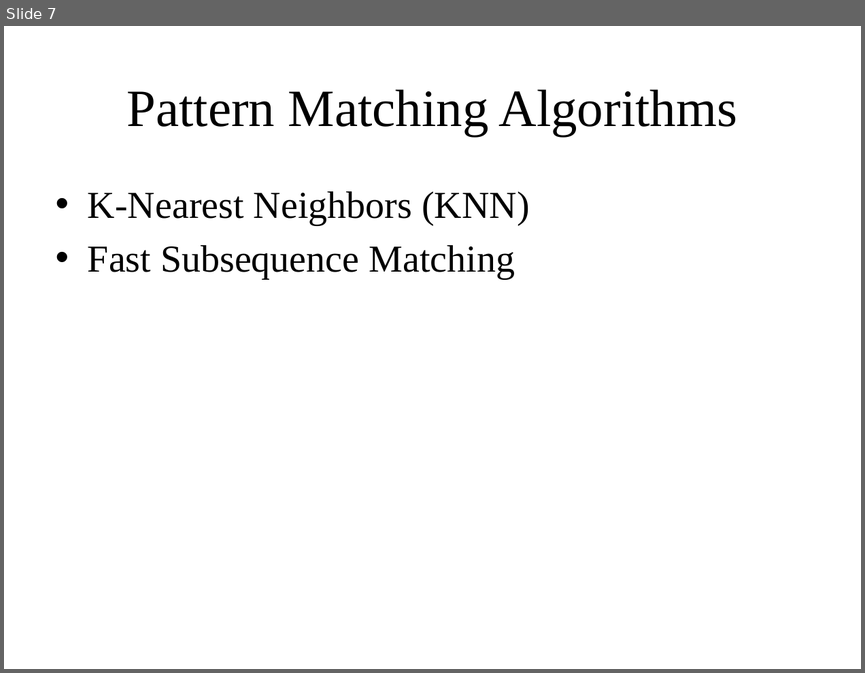
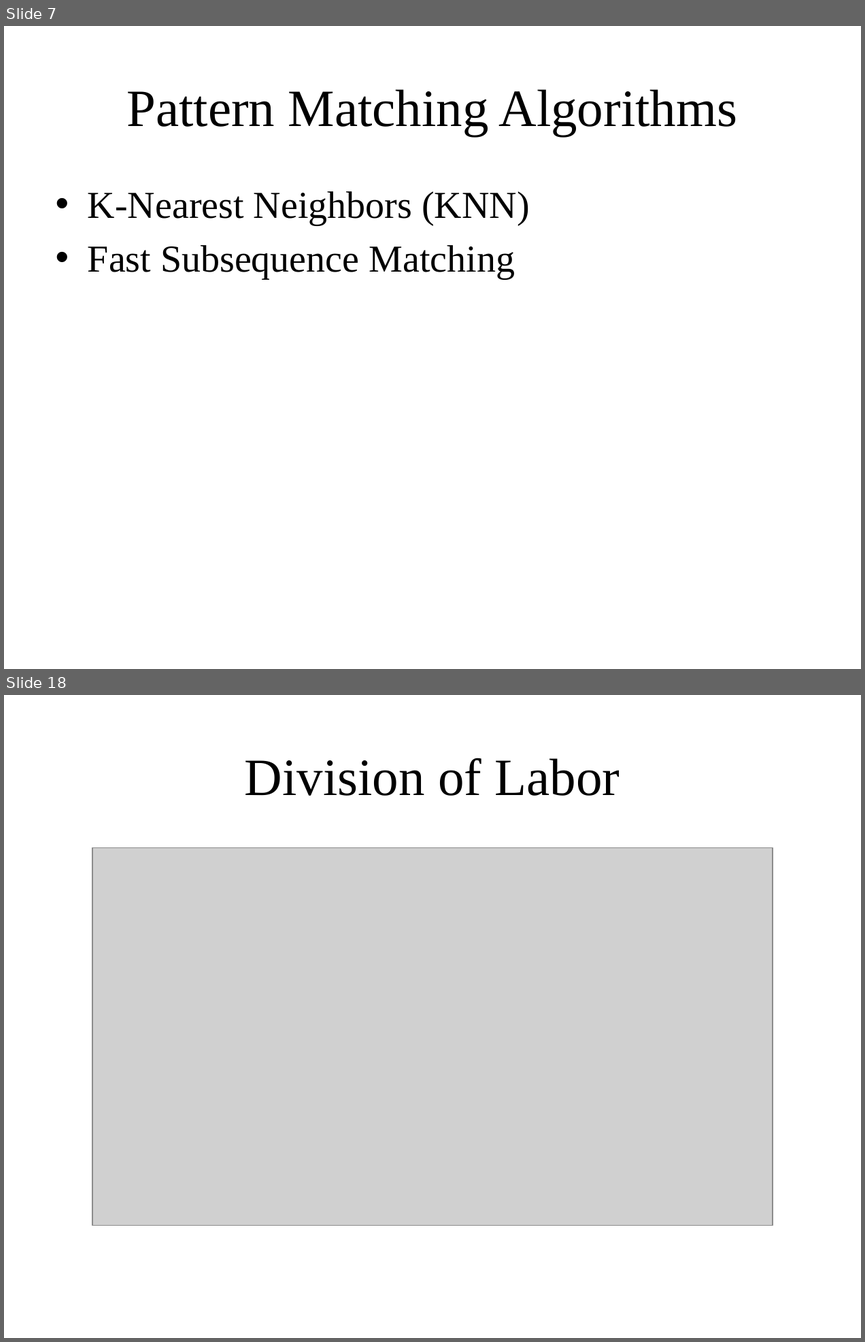
Before and after one commit to yspark/2012Fall-818J, a slide deck: presentation/netflix_yspark.pptx. Shown one above the other, each under a label of ours: slide 7 before the commit, slides 7 and 18 after it; the slides between them are not shown. The pictures are 865x673 and 865x1342 pixels, drawn with LibreOffice and Linux fonts; fonts in the diff are those of the drawing; grey boxes stand for pictures. Boxes give left, top, right and bottom in pixels: in the first picture for what was removed or moved away, otherwise in the second. Text is boxed around its words. In the diff, an @@ line names an element or a change of style, - is before the commit and + after.

```diff
--- a/presentation/netflix_yspark.pptx
+++ b/presentation/netflix_yspark.pptx
@@ slide 18 added at <box>4,695,861,1338</box>, background #FFFFFF @@
@@ title added at <box>245,758,619,796</box>, 44 pt, text #000000 @@
+Division of Labor
@@ picture added at <box>92,847,772,1225</box> @@
```
Also in this commit, not shown: 6 slides changed, 10 other slides added.
